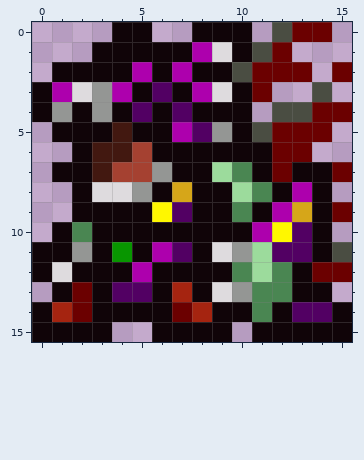
A pixel-art sprite gets an edit: images/SomaKiryuu/death x mon/627.png. Above is the file before it was changed.
The file is 48x48 pixels, drawn in blocks of 3x3; one block is one cell here.
The same view after the edit:
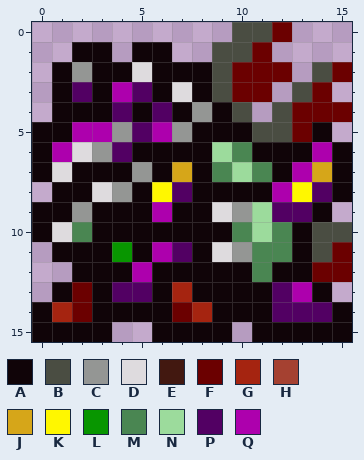
Palette (. is transparent): A #100408  B #4a4d42  C #949694  D #dedbde  E #421810  F #6b0000  G #a52410  H #a54131  J #d6a619  K #fff700  L #089600  M #4a8652  N #9cdb9c  P #520063  Q #ad00ad
The exact change:
@@ x 0..15 @@
- 0 ....AA..AAA.BFF.
- 1 ...AAAAAQDABF...
- 2 .AAAAQAQAABFFF.F
- 3 AQDCQAPAQDAF..B.
- 4 ACACAPAPAAA.BBFF
- 5 .AAAEAAQPCABFFF.
- 6 ..AEEHAAAAAAFF..
- 7 .AAEHHCAANMAFAAF
- 8 ..ADDCAJAANMAQA.
- 9 ..AAAAKPAAMAQJAF
-10 .AMAAAAAAAAQKPA.
-11 AACALAQPADCNPPAB
-12 ADAAAQAAAAMNMAFF
-13 .AFAPPAGADCMMAA.
-14 AGFAAAAFGAAMAPPA
+ 0 ..........BBF...
+ 1 ..AA.AA..BBF....
+ 2 .ACAADAAABFFF.BF
+ 3 .APAQPADABFF.BF.
+ 4 .AAAPAPACAB.BFFF
+ 5 AAQQCPQCAAABBFA.
+ 6 AQDCPAAAANMAAAQA
+ 7 ADAAACAJAMNMAQJA
+ 8 .AADCAKPAAAAQKPA
+ 9 AACAAAQAADCNPPA.
+10 ADMAAAAAAAMNMABB
+11 .AAALAQPADCMMABF
+12 ..AAAQAAAAAMAAFF
+13 .AFAPPAGAAAAPQA.
+14 AGFAAAAFGAAAPPPA
 15 AAAA..AAAA.AAAAA
Changed places in both pictures, as pixel boxes (x1, y1, x2, y2):
changed: (32, 22, 352, 322)
